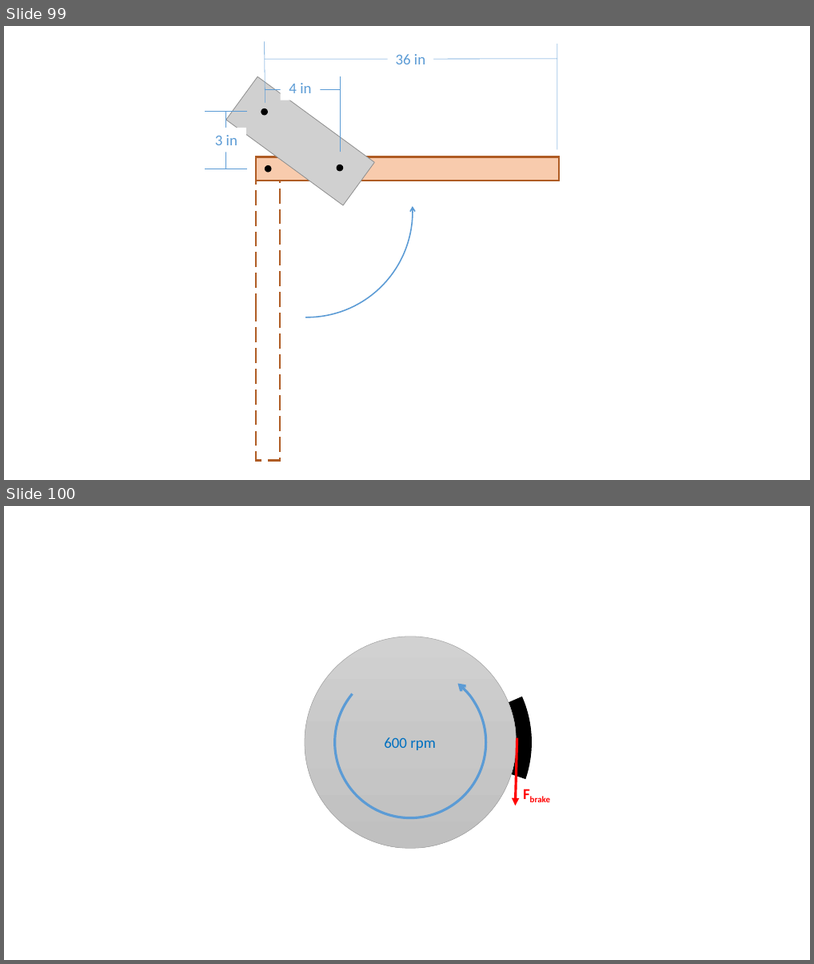
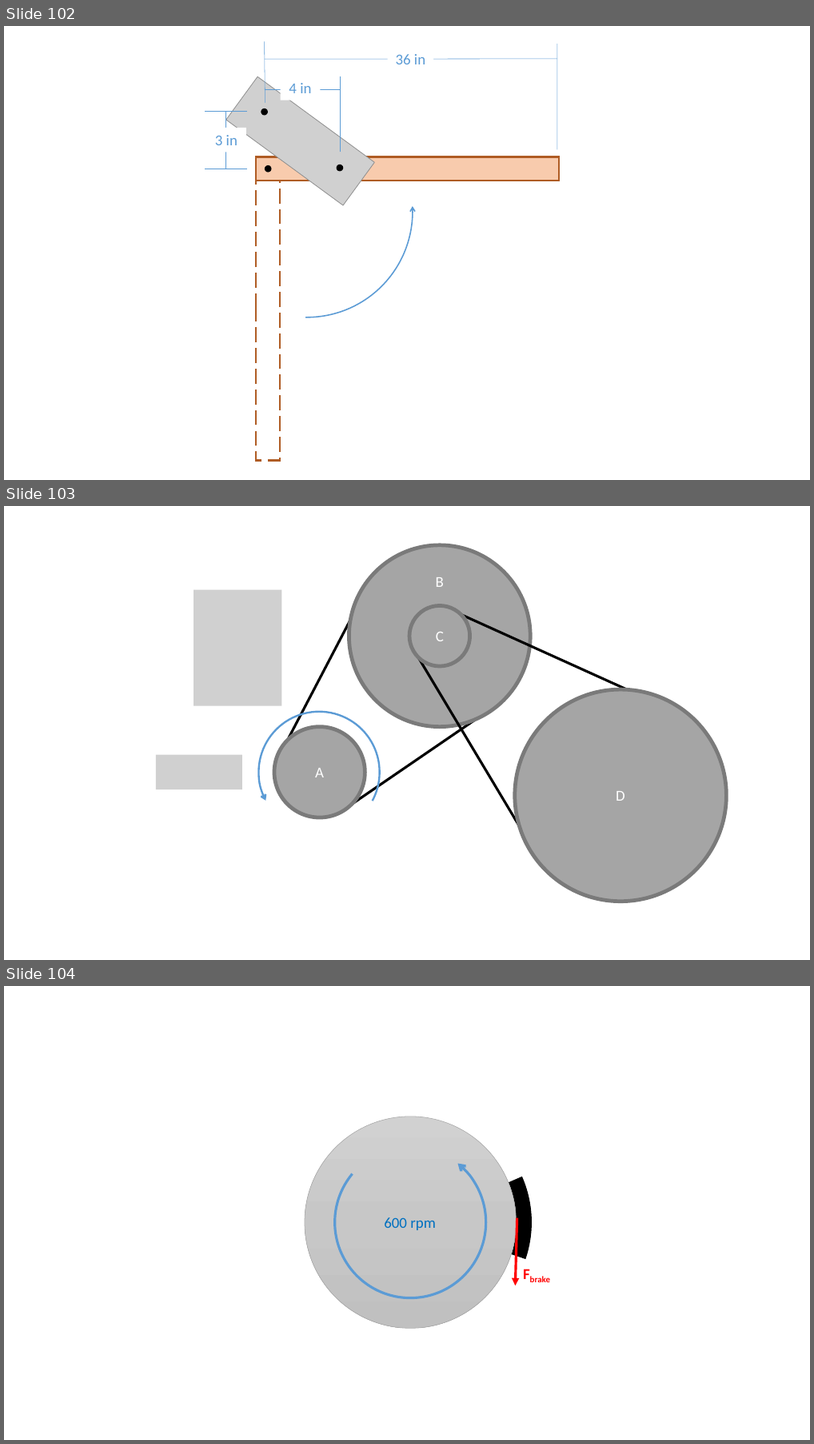
Before and after one commit to JacobMoore/mechanics_textbook, a slide deck: Homework Problems/Homework_Diagrams.pptx. Shown one above the other, each under a label of ours: slides 99 and 100 before the commit, slides 102, 103 and 104 after it. The pictures are 814x964 and 814x1444 pixels, drawn with LibreOffice and Linux fonts; fonts in the diff are those of the drawing; grey boxes stand for pictures. Boxes give left, top, right and bottom in pixels: in the first picture for what was removed or moved away, otherwise in the second. Text is boxed around its words. In the diff, an @@ line names an element or a change of style, - is before the commit and + after.

```diff
--- a/Homework Problems/Homework_Diagrams.pptx
+++ b/Homework Problems/Homework_Diagrams.pptx
@@ slide 103 added at box(4, 506, 810, 960), background #FFFFFF @@
@@ ellipse added at box(350, 545, 531, 727), fill #A5A5A5, outline #7A7A7A 4.5 pt, 18 pt, text #FFFFFF @@
+B
@@ line added from (288, 740) to (376, 572), #000000 3 pt @@
@@ picture added at box(194, 589, 282, 706) @@
@@ ellipse added at box(410, 606, 470, 666), fill #A5A5A5, outline #7A7A7A 4.5 pt, 18 pt, text #FFFFFF @@
+C
@@ line added from (696, 720) to (462, 614), #000000 3 pt @@
@@ line added from (546, 870) to (418, 657), #000000 3 pt @@
@@ ellipse added at box(515, 689, 727, 901), fill #A5A5A5, outline #7A7A7A 4.5 pt, 18 pt, text #FFFFFF @@
+D
@@ arc (boxed as its full ellipse) added at box(258, 712, 380, 832), outline #5B9BD5 2.25 pt @@
@@ line added from (352, 804) to (504, 700), #000000 3 pt @@
@@ ellipse added at box(274, 727, 365, 817), fill #A5A5A5, outline #7A7A7A 4.5 pt, 18 pt, text #FFFFFF @@
+A
@@ picture added at box(156, 755, 242, 790) @@
@@ what was slide 99 is now slide 102 @@
@@ what was slide 100 is now slide 104 @@
```
Also in this commit, not shown: 6 other slides added, 17 other files.
